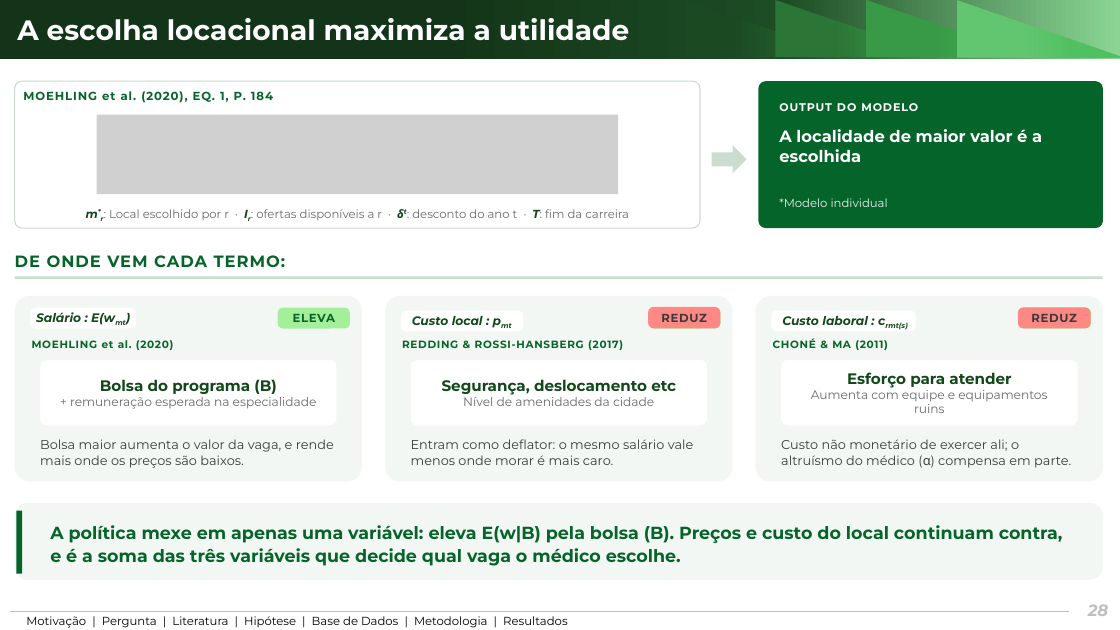
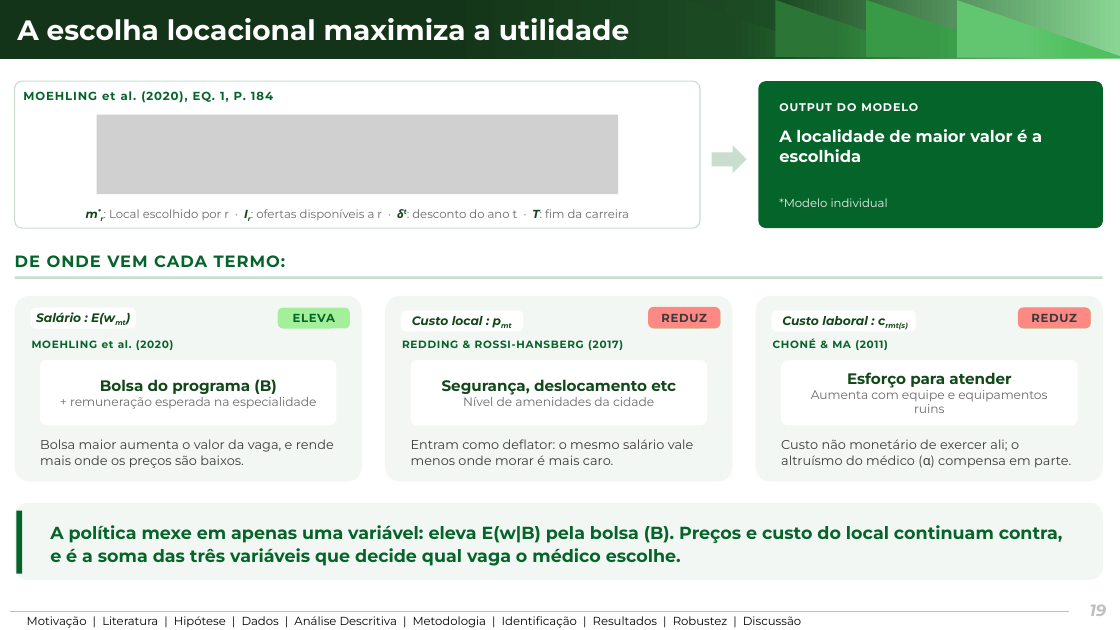
Before and after one commit to ka1victor/impact-eval-health-econ-pmme, a slide deck: slide 19 of output/apresentacao_banca_final/deck_banca_final.pptx (slide 28 before the commit). Drawn at 1120x630 pixels with LibreOffice and Linux fonts; fonts in the diff are those of the drawing; grey boxes stand for pictures; background and template pictures are left out. Boxes give left, top, right and bottom in pixels: in the first picture for what was removed or moved away, otherwise in the second. Text is boxed around its words. In the diff, an @@ line names an element or a change of style, - is before the commit and + after.

```diff
--- a/output/apresentacao_banca_final/deck_banca_final.pptx
+++ b/output/apresentacao_banca_final/deck_banca_final.pptx
@@ text at [27,616,801,628]: text changed @@
-Motivação | Pergunta | Literatura | Hipótese | Base de Dados | Metodologia | Resultados
+Motivação | Literatura | Hipótese | Dados | Análise Descritiva | Metodologia | Identificação | Resultados | Robustez | Discussão
@@ text at [1090,605,1107,616]: text changed @@
-28
+19
```
Also in this commit, not shown: 13 other slides changed, 7 slides added, 16 slides removed, 7 other files.
